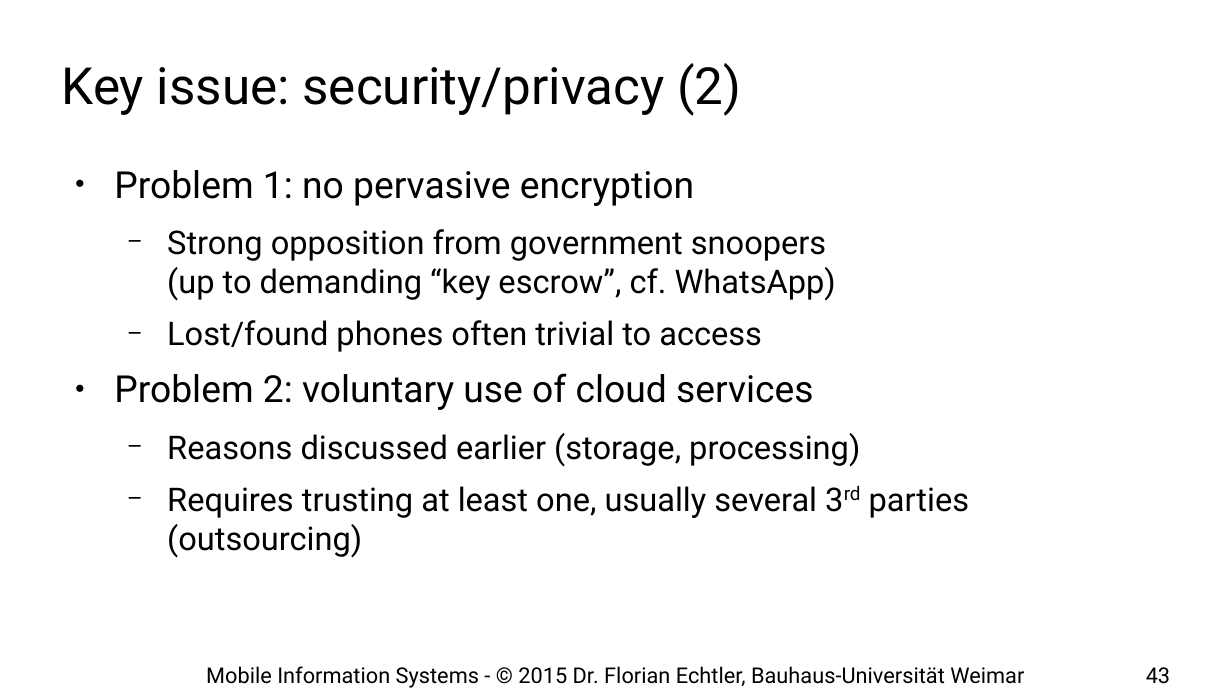
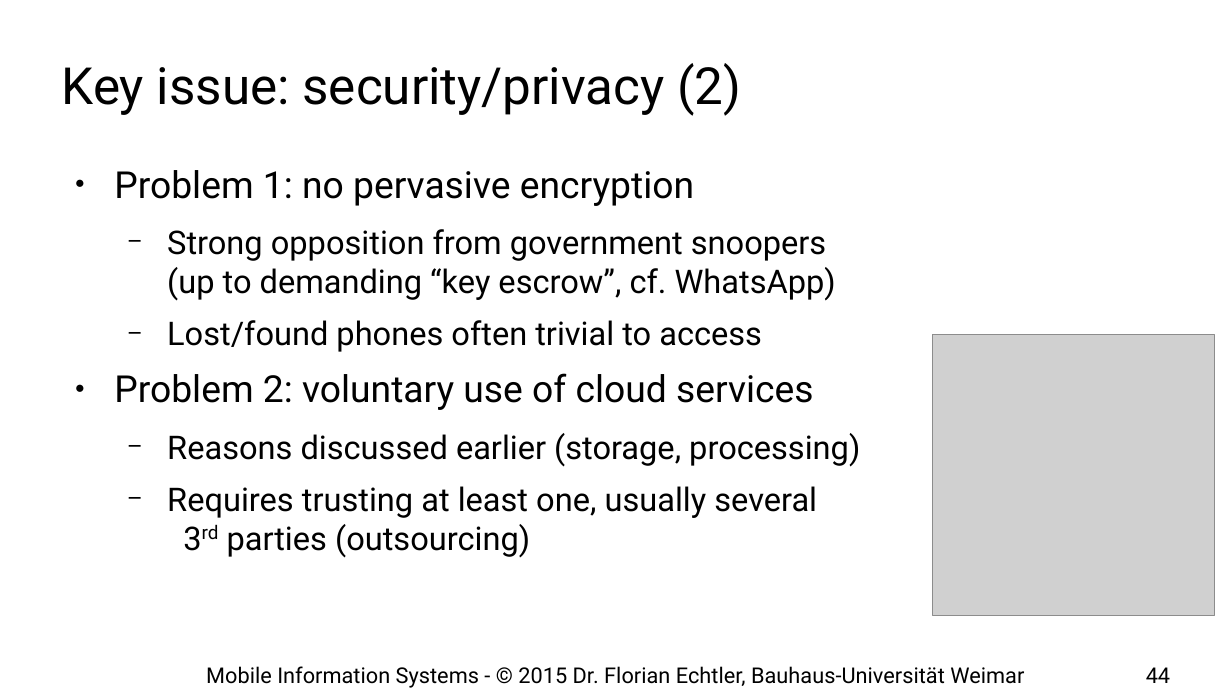
Before and after one commit to floe/mobile-information-systems, a slide deck: slide 44 of 02-big-issues.odp (slide 43 before the commit). Drawn at 1232x693 pixels with LibreOffice and Linux fonts; fonts in the diff are those of the drawing; grey boxes stand for pictures; background and template pictures are left out. Boxes give left, top, right and bottom in pixels: in the first picture for what was removed or moved away, otherwise in the second. Text is boxed around its words. In the diff, an @@ line names an element or a change of style, - is before the commit and + after.

```diff
--- a/02-big-issues.odp
+++ b/02-big-issues.odp
@@ text "Problem 1: no pervasive encryption" rewrapped from box(114, 170, 969, 558) to box(114, 170, 860, 558) @@
@@ picture added at box(934, 334, 1215, 616) @@
@@ page number at box(1146, 667, 1170, 683): text changed @@
-43
+44
```
Also in this commit, not shown: 8 other slides changed, 1 slide added, 1 other file.
